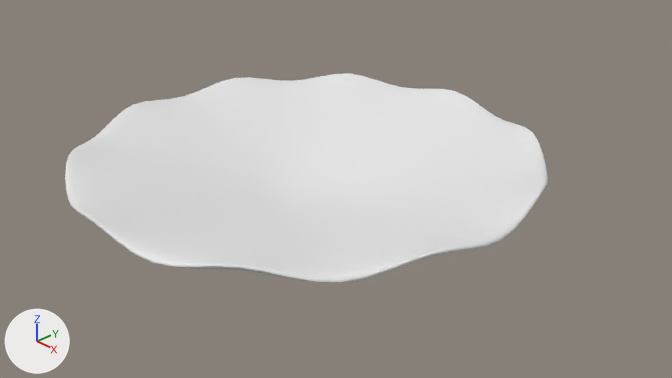
What one commit did to the Blender file File di blender/Andrea/piatto4.blend.
The view is the same before and after, from the file's camera 'Camera'. Arrows for +X, +Y and +Z are at lower left; the lights stay in place. Materials are left out; every surface is plain grey.
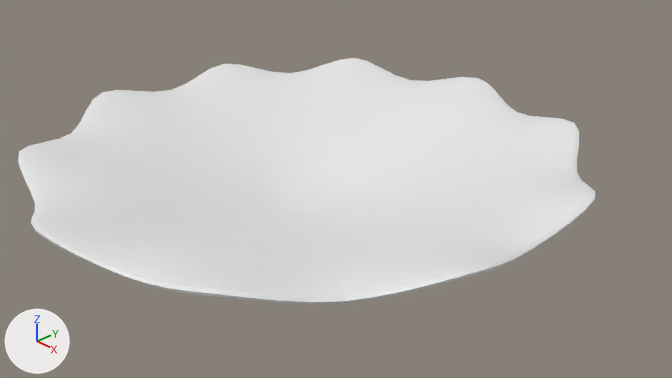
Commit message: modellazione piatto e molla porta

Pixel boxes (x1, y1, x2, y2) of what changed, in the pictures (672 x 378 px):
'Cylinder', reshaped (19% wider, 17% taller)
    before: (65, 73, 548, 283)
    after: (18, 58, 595, 304)

Edits to the bpy script that builds the scene:
```text
Change me_cylinder:
    used by ob_cylinder; location = (0.0, 0.0, 0.0)
    remove me_cylinder.from_pydata(...)  # 220 vertices, 202 faces; spans x -3.46..3.46, y -3.46..3.46, z 0.0..1.39
    add me_cylinder.from_pydata(...)  # 260 vertices, 242 faces; spans x -4.3..4.3, y -4.52..4.52, z 0.0..1.69
    me_cylinder part 1
    40 faces are deleted
    20 vertices in x -0.51..0.51, y -0.51..0.51, z 0.38 move by (0.0, 0.0, -0.09)
    64 vertices move from x -3.46..3.46, y -3.46..3.46, z 0.4..1.39 to x -4.3..4.3, y -4.52..4.52, z 0.71..1.69
    40 vertices are added at x -2.1..2.1, y -2.1..2.1, z 0.3..0.63
    80 new faces join them
```
